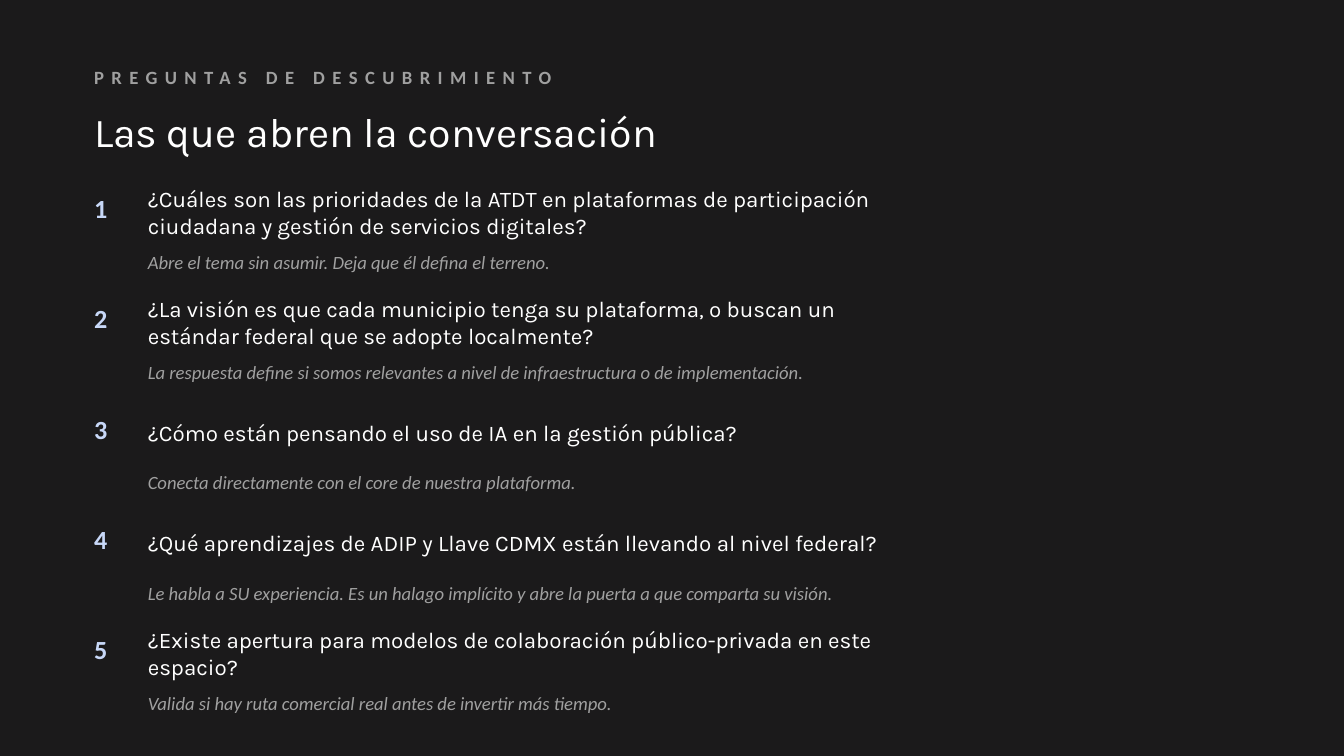
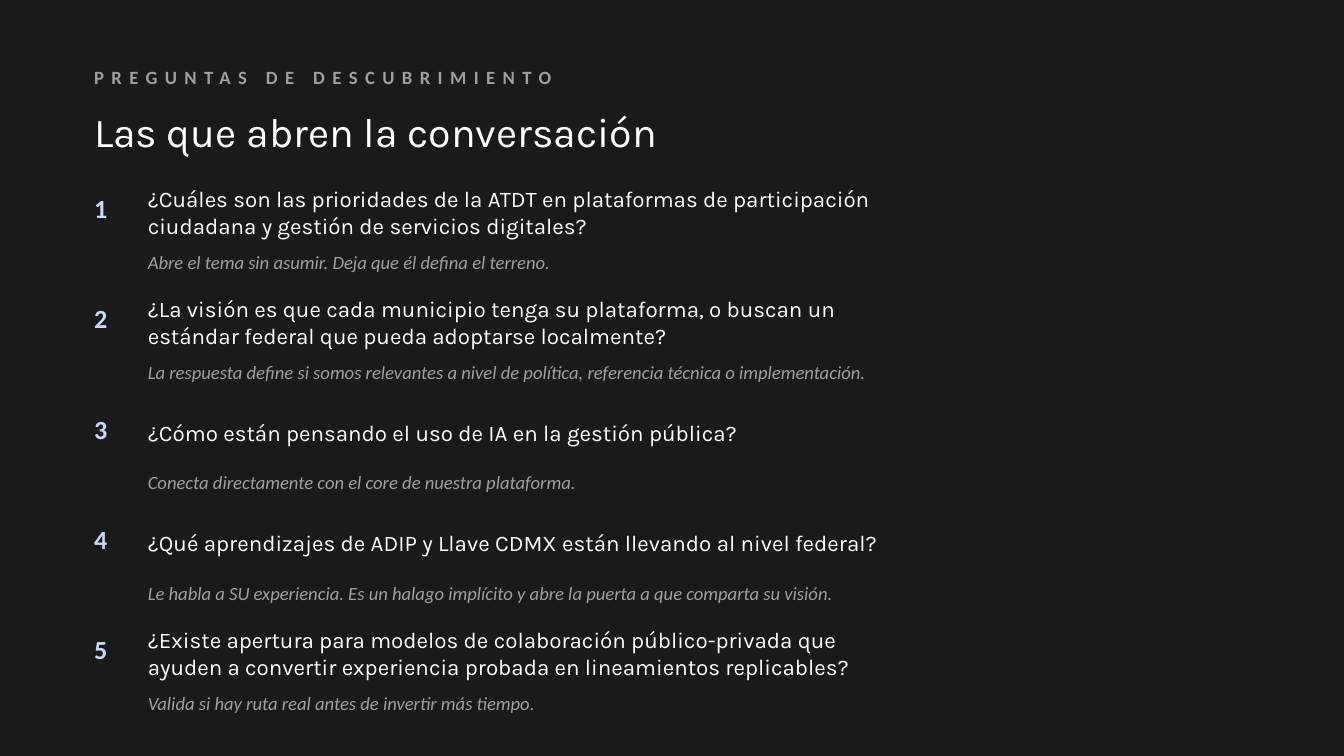
Before and after one commit to jcariasm/abar-vault, a slide deck: slide 8 of leads/juan-carlos-bautista-jacobo/call-prep-bautista-jacobo-atdt.pptx. Drawn at 1344x756 pixels with LibreOffice and Linux fonts; fonts in the diff are those of the drawing. Boxes give left, top, right and bottom in pixels: in the first picture for what was removed or moved away, otherwise in the second. Text is boxed around its words. In the diff, an @@ line names an element or a change of style, - is before the commit and + after.

```diff
--- a/leads/juan-carlos-bautista-jacobo/call-prep-bautista-jacobo-atdt.pptx
+++ b/leads/juan-carlos-bautista-jacobo/call-prep-bautista-jacobo-atdt.pptx
@@ text at (x1=148, y1=300, x2=835, y2=350): text changed @@
-¿La visión es que cada municipio tenga su plataforma, o buscan un estándar federal que se adopte localmente?
+¿La visión es que cada municipio tenga su plataforma, o buscan un estándar federal que pueda adoptarse localmente?
@@ text at (x1=148, y1=366, x2=865, y2=382): text changed @@
-La respuesta define si somos relevantes a nivel de infraestructura o de implementación.
+La respuesta define si somos relevantes a nivel de política, referencia técnica o implementación.
@@ text at (x1=148, y1=631, x2=848, y2=681): text changed @@
-¿Existe apertura para modelos de colaboración público-privada en este espacio?
+¿Existe apertura para modelos de colaboración público-privada que ayuden a convertir experiencia probada en lineamientos replicables?
@@ text at (x1=148, y1=697, x2=535, y2=713): text changed @@
-Valida si hay ruta comercial real antes de invertir más tiempo.
+Valida si hay ruta real antes de invertir más tiempo.
```
Also in this commit, not shown: 6 other slides changed, 4 other files.
